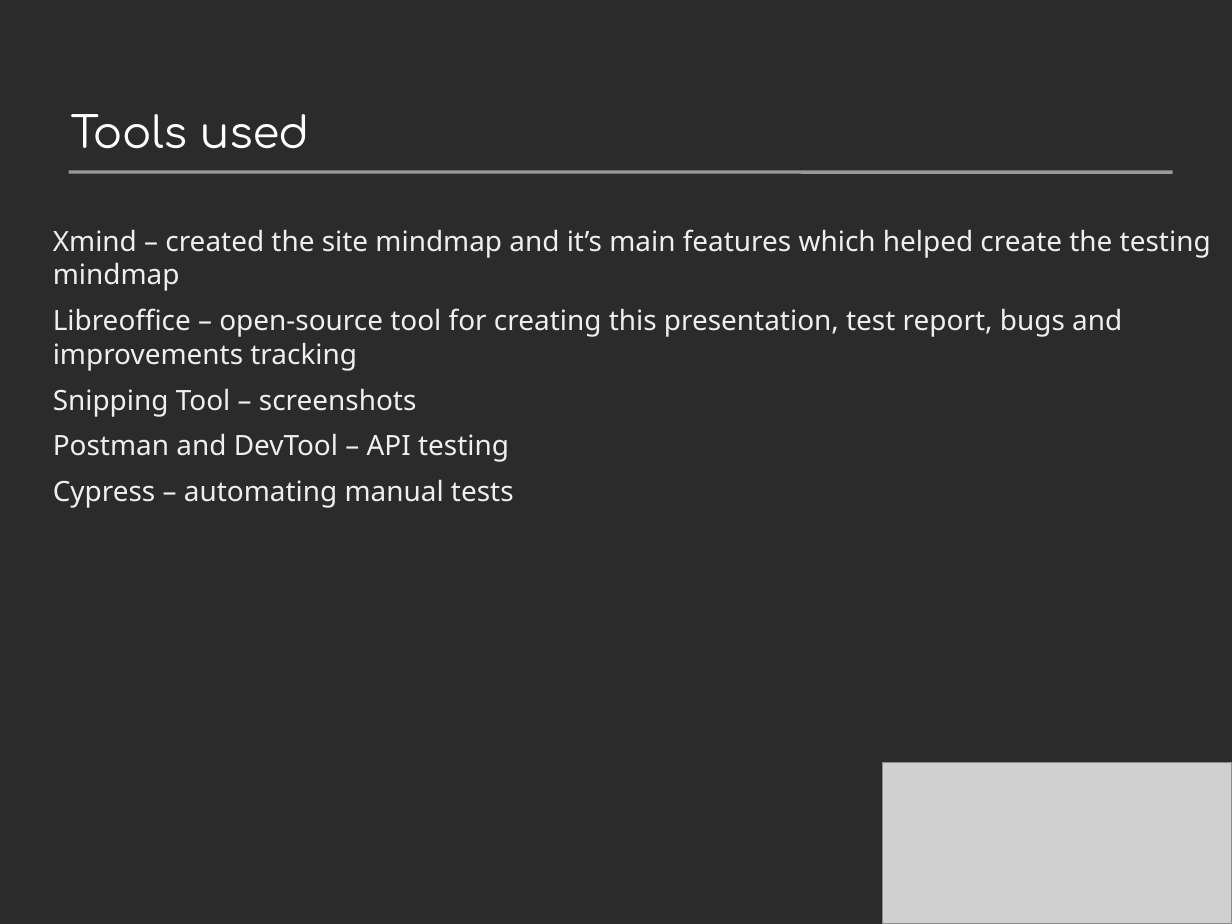
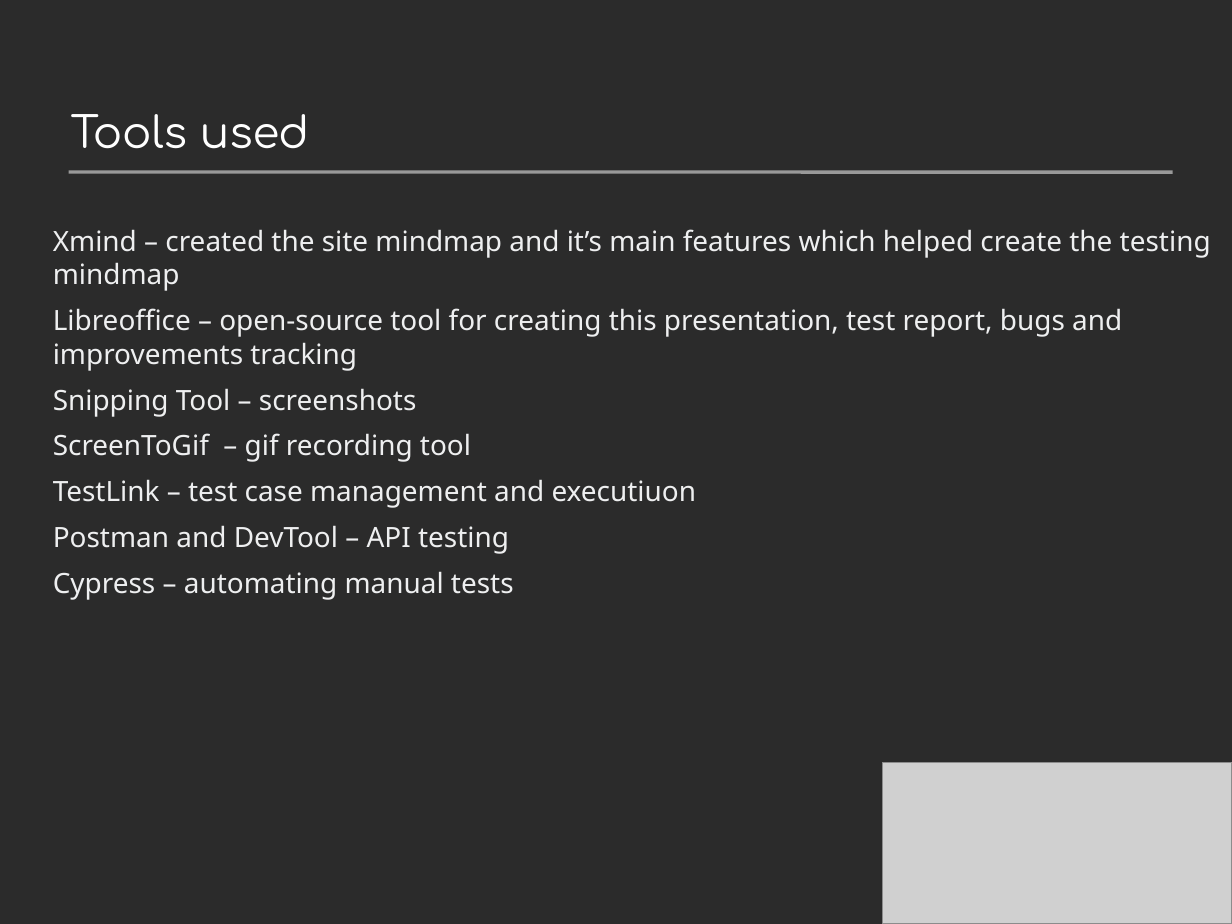
Before and after one commit to luciancalinescu95/Final-Project-eMAG.ro, a slide deck: slide 8 of Project Presentation.odp. Drawn at 1232x924 pixels with LibreOffice and Linux fonts; fonts in the diff are those of the drawing; grey boxes stand for pictures; background and template pictures are left out; a plain dark background stands for a picture behind light text. Boxes give left, top, right and bottom in pixels: in the first picture for what was removed or moved away, otherwise in the second. Text is boxed around its words. In the diff, an @@ line names an element or a change of style, - is before the commit and + after.

Commit message:
Presentation

```diff
--- a/Project Presentation.odp
+++ b/Project Presentation.odp
@@ text at bbox=[53, 433, 697, 508]: paragraphs added @@
+ScreenToGif – gif recording tool
+TestLink – test case management and executiuon
```
Also in this commit, not shown: 3 slides added, 1 slide removed.
